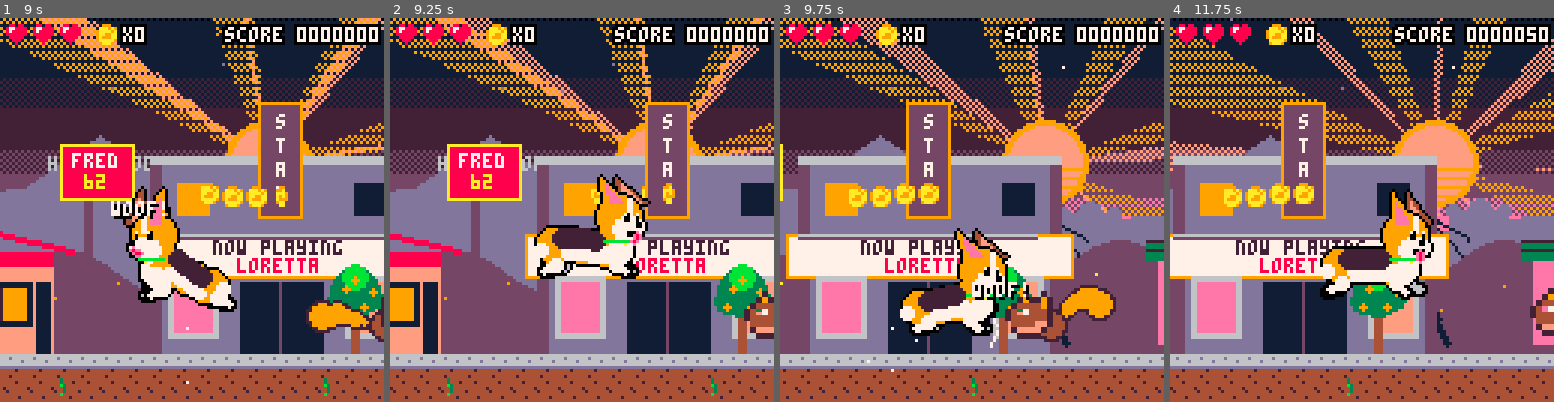
Above: before the commit, frames 1-4 (left to right).
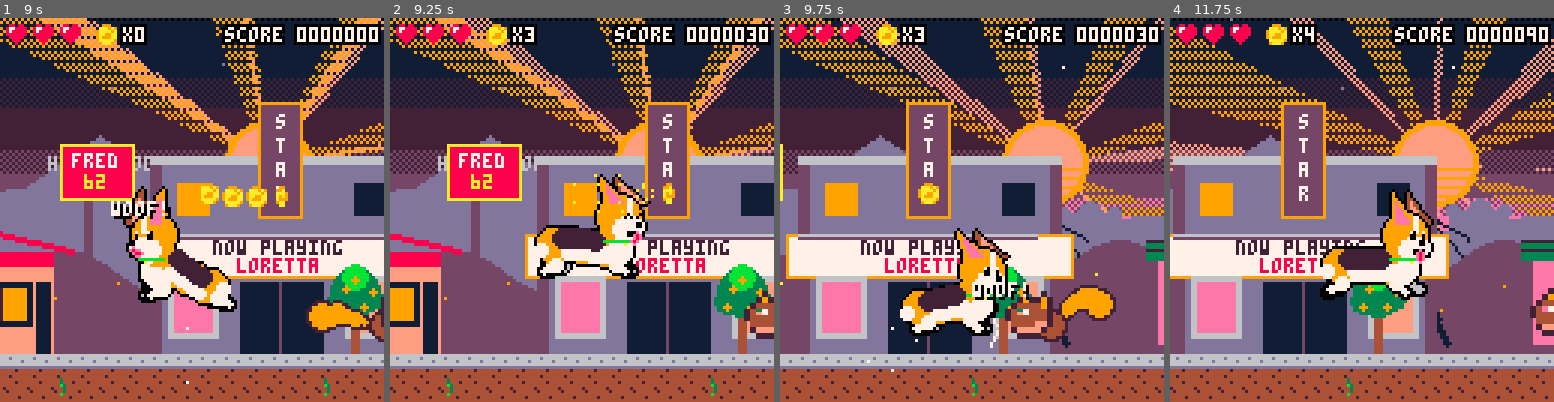
Above: after the commit, the same moments.

Repository: drachis/carts
Game: PICO-8 cartridge proj/loretta/loretta.p8
The game is run twice, just before and just after one commit, with the same random seed, the same clock (stepped at 60 frames per second) and the same inputs.
Inputs:
- Up to frame 1 (9 s): tap X (X key) at 0.33, 1.07, 1.85, 2.97, 4.08, 5.2, 6.32, 7.43, 8.55 s; tap O (Z key) at 0.7, 1.7, 2.1, 2.5, 2.9, 3.3, 3.7, 4.1, 4.5, 4.9, 5.3, 5.7, 6.1, 6.5, 6.9, 7.3, 7.7, 8.1, 8.5, 8.9 s; hold Right 1.6-2.1 s; hold Up 2.15-2.42 s; hold Right 2.47-3.03 s; hold Left 3.08-3.58 s; hold Down 3.63-3.97 s; hold Right 4.02-4.68 s; hold Up 4.73-5.03 s; hold Left 5.08-5.68 s; hold Down 5.73-6.03 s; hold Right 6.08-6.58 s; hold Right 6.63-7.13 s; hold Up 7.18-7.45 s; hold Right 7.5-8.07 s; hold Left 8.12-8.62 s; hold Down from 8.67 s (still down)
- Up to frame 2 (9.25 s): release Down at 9 s; hold Right from 9.05 s (still down)
- Up to frame 3 (9.75 s): tap O (Z key) at 9.3, 9.7 s; tap X (X key) at 9.67 s; release Right at 9.72 s
- Up to frame 4 (11.75 s): hold Up 9.77-10.07 s; tap O (Z key) every 0.4 s from 10.1 to 11.7 s; hold Left 10.12-10.72 s; hold Down 10.77-11.07 s; tap X (X key) at 10.78 s; hold Right 11.12-11.62 s

Frame 1 is identical in both runs. In frame 2, 0.3% of the frame differs, in the area x 35-95%, y 3-54%; in frame 3, 0.7%; in frame 4, 1.0%, in the area x 14-96%, y 2-50%.

Commit message:
loretta: coins and bones are collected by her head as well as her body
Co-Authored-By: Claude Opus 5.5 <noreply@anthropic.com>

Diff:
--- a/proj/loretta/data.lua
+++ b/proj/loretta/data.lua
@@ -60,6 +60,7 @@
 squirrel_flee=1.2
 squirrel_run=120
 squirrel_arc=40
+grab_reach=11
 camera_speed_change=0.12
 camera_lookahead=32
 camera_lookahead_speed=0.04
--- a/proj/loretta/tests/test_things.lua
+++ b/proj/loretta/tests/test_things.lua
@@ -69,6 +69,11 @@
   check=function() return hearts==1 and result.pats>0,"hearts "..hearts..", pats "..result.pats end,
  },
  {
+  name="a coin at her head is collected, once, though it misses her body",buttons={},frames=6,
+  setup=function() arena(40) thing_at("coin",hero.hx-3,hero.hy-8) end,
+  check=function() return coins==1 and #things==0,"coins "..coins end,
+ },
+ {
   name="losing the last heart is a game over",buttons={},frames=90,
   setup=function() arena(40) hearts=1 hurt_loretta(hero,hero.x+20) end,
   check=function() _draw() dump_screen("over") return mode=="over","mode "..mode end,
--- a/proj/loretta/things.lua
+++ b/proj/loretta/things.lua
@@ -8,7 +8,7 @@
   local act=_ENV["update_"..thing.name]
   if act then act(thing,hero) end
   local touch=_ENV["touch_"..thing.name]
-  if touch and respawn==0 and overlaps(hero,thing) then touch(thing,hero) end
+  if touch and not thing.gone and respawn==0 and overlaps(hero,thing) then touch(thing,hero) end
   if thing.gone then del(things,thing) end
  end
 end
@@ -57,8 +57,14 @@
  puff(coin.x+3,coin.y+3,6,10)
 end
 
-function update_coin(coin)
+function grab(thing,hero)
+ if respawn==0 and abs(thing.x+3-hero.hx)<grab_reach and abs(thing.y+3-hero.hy)<grab_reach then _ENV["touch_"..thing.name](thing,hero) end
+end
+update_bone=grab
+
+function update_coin(coin,hero)
  coin.y=min(coin.y+1,coin.land or coin.y)
+ grab(coin,hero)
 end
 
 function draw_coin(coin)
Not shown, changed: proj/loretta/notes/data.md
Not shown, changed: proj/loretta/notes/things.md
